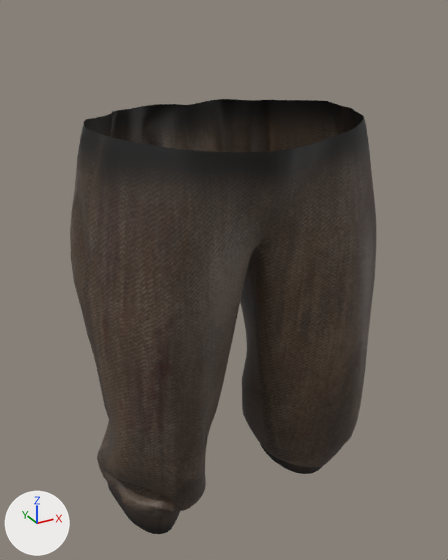
The FBX model Assets/pikamoon main charchter/meshes/short.fbx, before and after one commit.
Rendered twice from a 50 mm lens placed at (-0.373, -0.681, 1.085), pointed at (0.0, -0.004, 0.746). Arrows for +X, +Y and +Z are at lower left; the lights stay in place. The older version comes first. Where no turn or scale is listed for an object, it has been applied to the vertices.

The older version as bpy lines, for what is in view:
```python
me_mesh = bpy.data.meshes.new('Mesh')
me_mesh.from_pydata(...)  # 1991 vertices, 1955 faces; spans x -0.205..0.206, y -0.132..0.123, z 0.397..0.969
me_mesh.materials.append(mat_clothes)  # picture img_lowl_basecolor_png
ob_shorts = bpy.data.objects.new('shorts', me_mesh)
ob_shorts.location = (0.0, 0.0, 0.0)
```
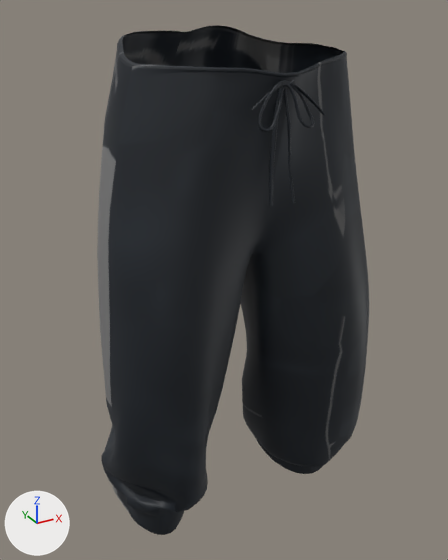
Pixel boxes [x1, y1, x2, y2] of what changed, in the pictures (448 x 560 px; the box of a moved part takes in the faces that stretch with it):
'shorts', reshaped (11% narrower, 17% taller)
    before: [70, 99, 376, 534]
    after: [97, 25, 369, 535]
part 1 of me_mesh, added
    after: [252, 81, 315, 128]
part 2 of me_mesh, added
    after: [258, 80, 325, 132]
part 3 of me_mesh, added
    after: [284, 88, 295, 203]
part 4 of me_mesh, added
    after: [269, 87, 283, 206]
part 5 of me_mesh, moved or reshaped
    before: [70, 99, 366, 534]
    after: [97, 25, 348, 535]
part 6 of me_mesh, recoloured
    before: [102, 106, 376, 516]
    after: [107, 49, 369, 516]

Edits to the bpy script that builds the scene:
```text
Add img_short_png:
    img_short_png = load_image('short.png', '../CLOTH PRESET 3/short.jpg', 4096, 4096, 'sRGB')
Add mat_short1:
    mat_short1 = principled_material('short1')
    mat_short1.texture = img_short_png
    mat_short1.roughness = 0.553
Change me_mesh:
    used by ob_shorts; location = (0.0, 0.0, 0.0)
    remove me_mesh.from_pydata(...)  # 1991 vertices, 1955 faces; spans x -0.205..0.206, y -0.132..0.123, z 0.397..0.969
    add me_mesh.from_pydata(...)  # 2656 vertices, 2604 faces; spans x -0.189..0.2, y -0.147..0.122, z 0.397..1.064
    me_mesh part 1: a new loose piece of 179 vertices spanning x -0.041..0.032, y -0.147..-0.128, z 0.969..1.016, in mat_short1 (picture img_short_png)
    me_mesh part 2: a new loose piece of 179 vertices spanning x -0.036..0.047, y -0.144..-0.131, z 0.969..1.018, in mat_short1 (picture img_short_png)
    me_mesh part 3: a new loose piece of 53 vertices spanning x 0.001..0.011, y -0.145..-0.126, z 0.889..1.01, in mat_short1 (picture img_short_png)
    me_mesh part 4: a new loose piece of 50 vertices spanning x -0.017..0.0, y -0.138..-0.126, z 0.888..1.013, in mat_short1 (picture img_short_png)
    me_mesh part 5: 915 vertices moved from x -0.194..0.206, y -0.132..0.123, z 0.403..0.957 to x -0.189..0.192, y -0.131..0.122, z 0.403..1.035; 525 vertices removed from x -0.205..0.171, y -0.132..0.116, z 0.397..0.969; 729 vertices added at x -0.189..0.138, y -0.132..0.112, z 0.397..1.064
    me_mesh part 6: 1399 faces spanning x -0.189..0.2, y -0.131..0.122, z 0.406..1.035 switch from mat_clothes (picture img_lowl_basecolor_png) to mat_short1 (picture img_short_png)
```
